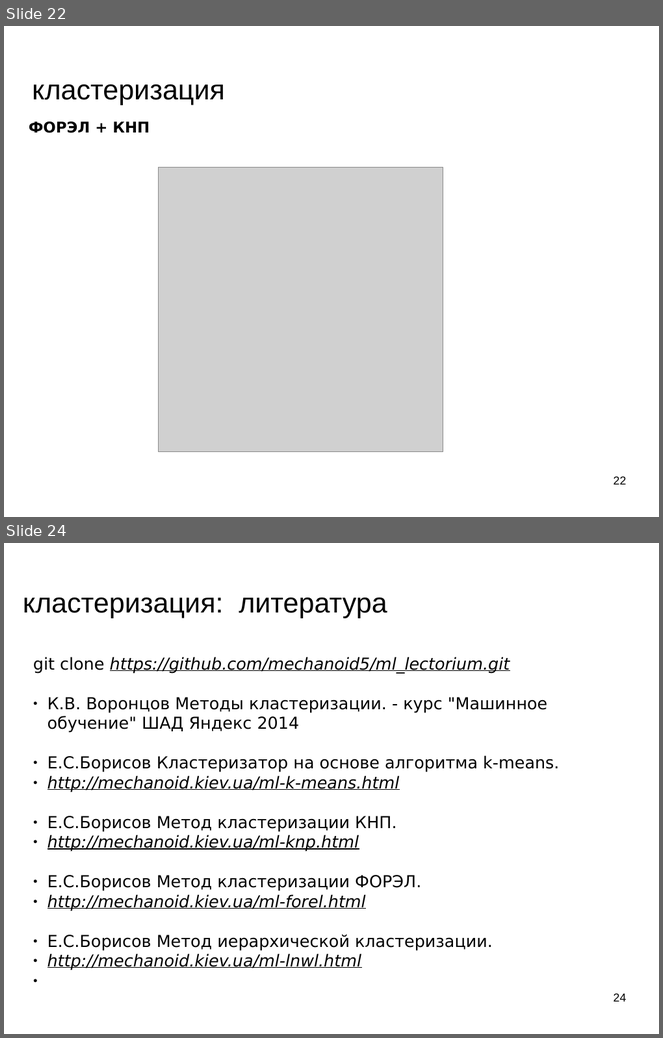
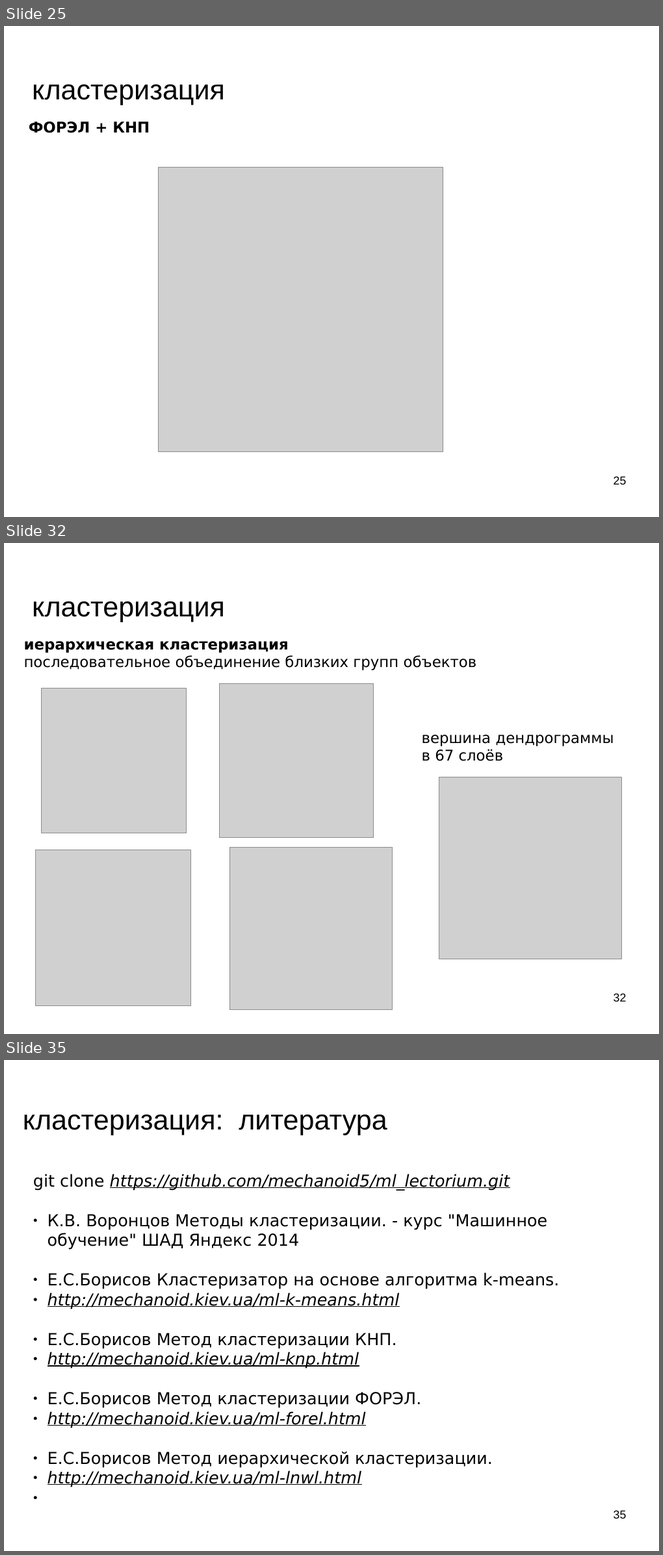
Before and after one commit to mechanoid5/ml_lectorium_legacy, a slide deck: 07-cluster.odp. Shown one above the other, each under a label of ours: slides 22 and 24 before the commit, slides 25, 32 and 35 after it; the slides between them are not shown. The pictures are 663x1038 and 663x1555 pixels, drawn with LibreOffice and Linux fonts; fonts in the diff are those of the drawing; grey boxes stand for pictures; background and template pictures are left out. Boxes give left, top, right and bottom in pixels: in the first picture for what was removed or moved away, otherwise in the second. Text is boxed around its words. In the diff, an @@ line names an element or a change of style, - is before the commit and + after.

```diff
--- a/07-cluster.odp
+++ b/07-cluster.odp
@@ slide 32 added at <box>4,543,659,1034</box>, background picture (left out) @@
@@ title added at <box>32,601,225,622</box>, 33.9 pt, text #000000 @@
+кластеризация
@@ text added at <box>24,641,477,670</box>, 18 pt, text #000000 @@
+иерархическая кластеризация
+последовательное объединение близких групп объектов
@@ picture added at <box>42,688,187,833</box> @@
@@ picture added at <box>219,683,374,838</box> @@
@@ text added at <box>422,735,614,761</box>, 18 pt, text #000000 @@
+вершина дендрограммы
+в 67 слоёв
@@ picture added at <box>440,777,622,960</box> @@
@@ picture added at <box>35,850,191,1006</box> @@
@@ picture added at <box>230,847,392,1010</box> @@
@@ page number added at <box>614,993,627,1002</box>, 14 pt, text #000000 @@
+32
@@ what was slide 22 is now slide 25 @@
@@ page number at <box>614,476,627,485</box>: text changed @@
-22
+25
@@ what was slide 24 is now slide 35 @@
@@ page number at <box>614,1510,627,1519</box>: text changed @@
-24
+35
```
Also in this commit, not shown: 6 slides changed, 11 other slides added, 1 slide removed, 6 other files.
